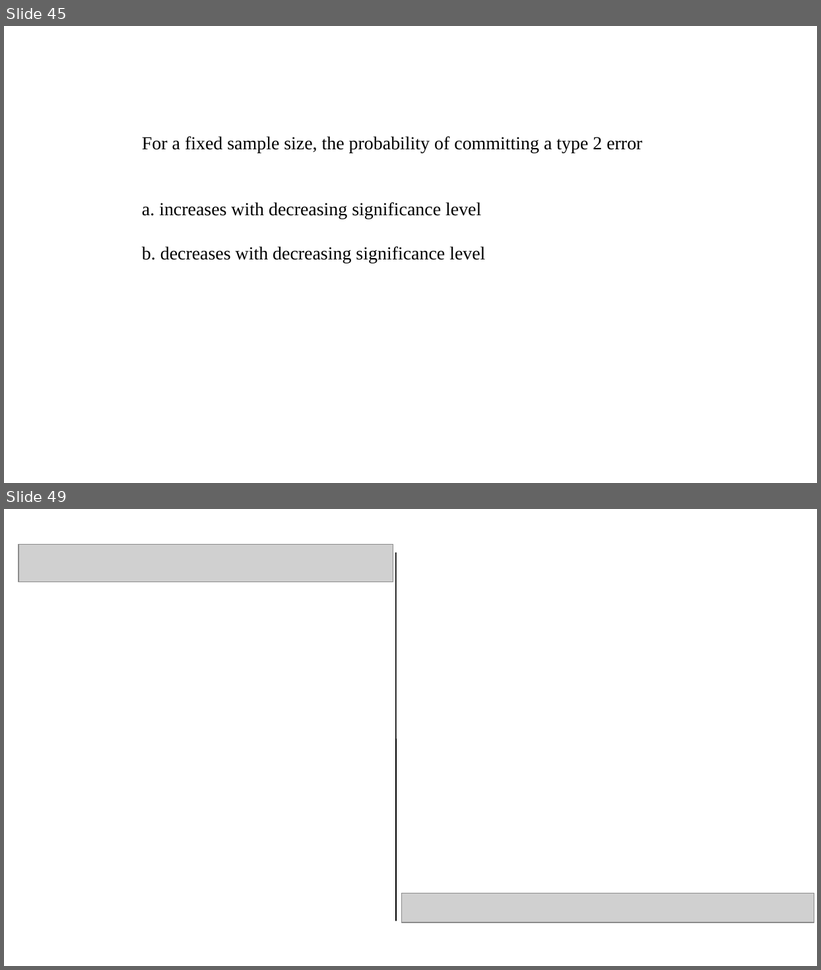
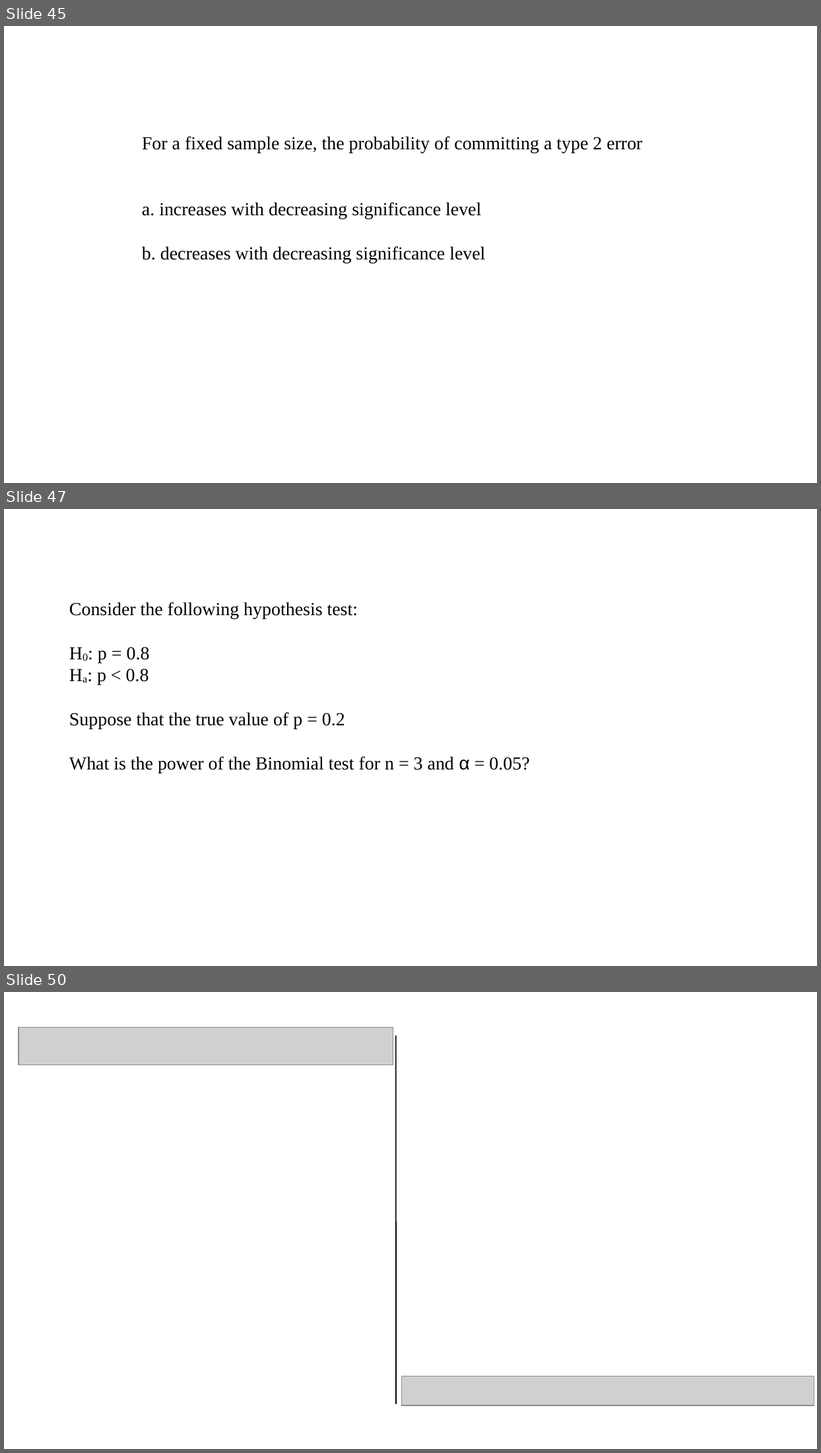
Before and after one commit to pvermees/geostats, a slide deck: slides/quizzes.odp. Shown one above the other, each under a label of ours: slides 45 and 49 before the commit, slides 45, 47 and 50 after it; the slides between them are not shown. The pictures are 821x970 and 821x1453 pixels, drawn with LibreOffice and Linux fonts; fonts in the diff are those of the drawing; grey boxes stand for pictures. Boxes give left, top, right and bottom in pixels: in the first picture for what was removed or moved away, otherwise in the second. Text is boxed around its words. In the diff, an @@ line names an element or a change of style, - is before the commit and + after.

```diff
--- a/slides/quizzes.odp
+++ b/slides/quizzes.odp
@@ slide 47 added at (4,509,817,966), background #FFFFFF @@
@@ text added at (69,602,529,774), 18 pt, text #000000 @@
+Consider the following hypothesis test:
+H0: p = 0.8
+Ha: p < 0.8
+Suppose that the true value of p = 0.2
+What is the power of the Binomial test for n = 3 and α = 0.05?
@@ what was slide 49 is now slide 50 @@
```
Also in this commit, not shown: 3 slides changed, 1 other file.
